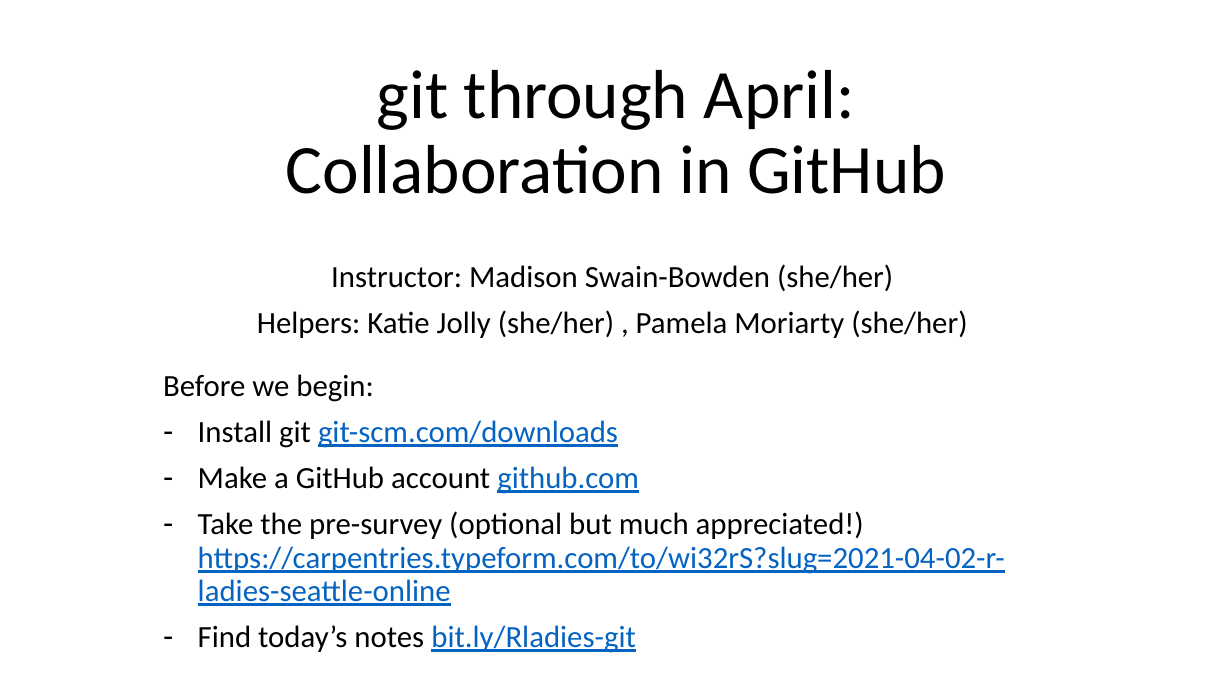
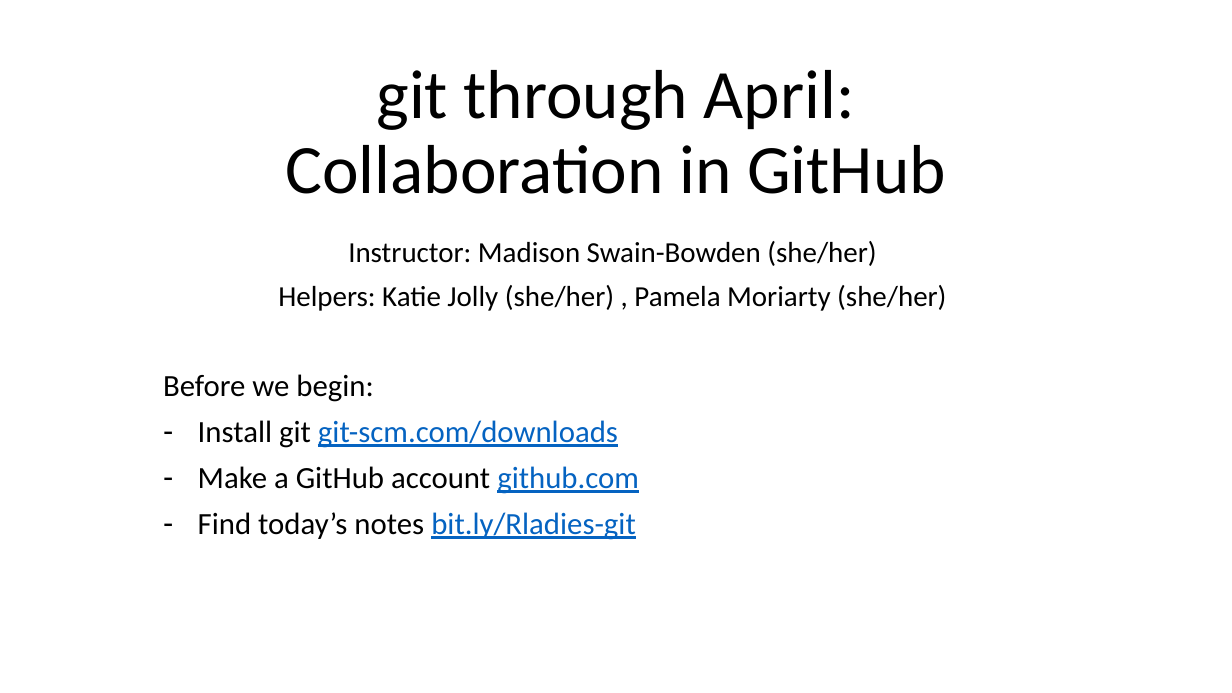
Before and after one commit to kdillmcfarland/2021-04-02-r-ladies-seattle-online, a slide deck: slide 1 of _episodes/R-ladies/ppt/2021-04-23_setup.pptx. Drawn at 1232x693 pixels with LibreOffice and Linux fonts; fonts in the diff are those of the drawing. Boxes give left, top, right and bottom in pixels: in the first picture for what was removed or moved away, otherwise in the second. Text is boxed around its words. In the diff, an @@ line names an element or a change of style, - is before the commit and + after.

```diff
--- a/_episodes/R-ladies/ppt/2021-04-23_setup.pptx
+++ b/_episodes/R-ladies/ppt/2021-04-23_setup.pptx
@@ text "Instructor: Madison Swain-Bowden (she/her)" at (x1=278, y1=241, x2=946, y2=311): size 24 to 22.6 pt @@
@@ text at (x1=198, y1=511, x2=1005, y2=606): paragraph removed @@
-– Take the pre-survey (optional but much appreciated!) https://carpentries.typeform.com/to/wi32rS?slug=2021-04-02-r-ladies-seattle-online
```
Also in this commit, not shown: 1 other slide changed, 1 other file.
